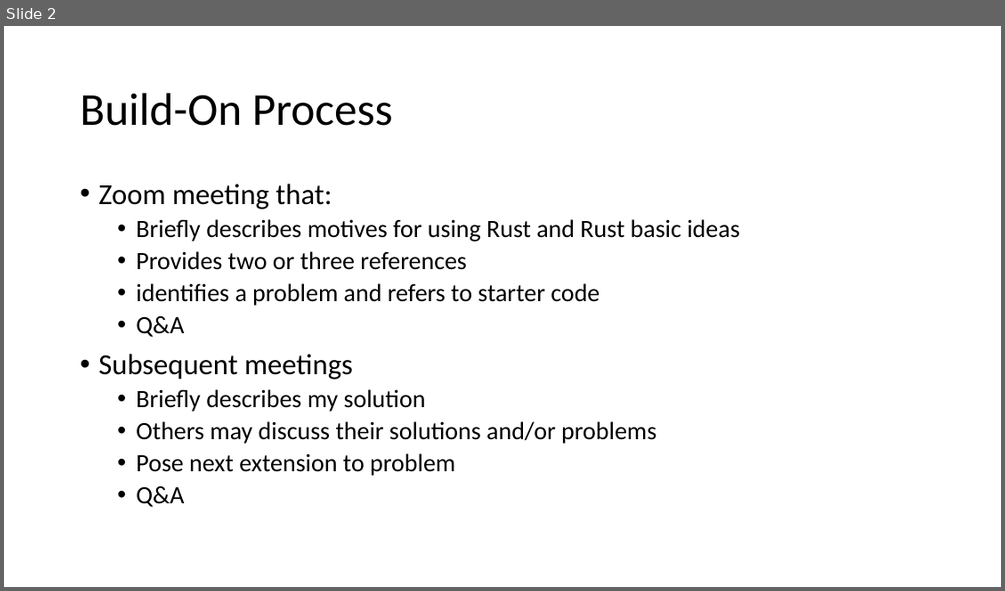
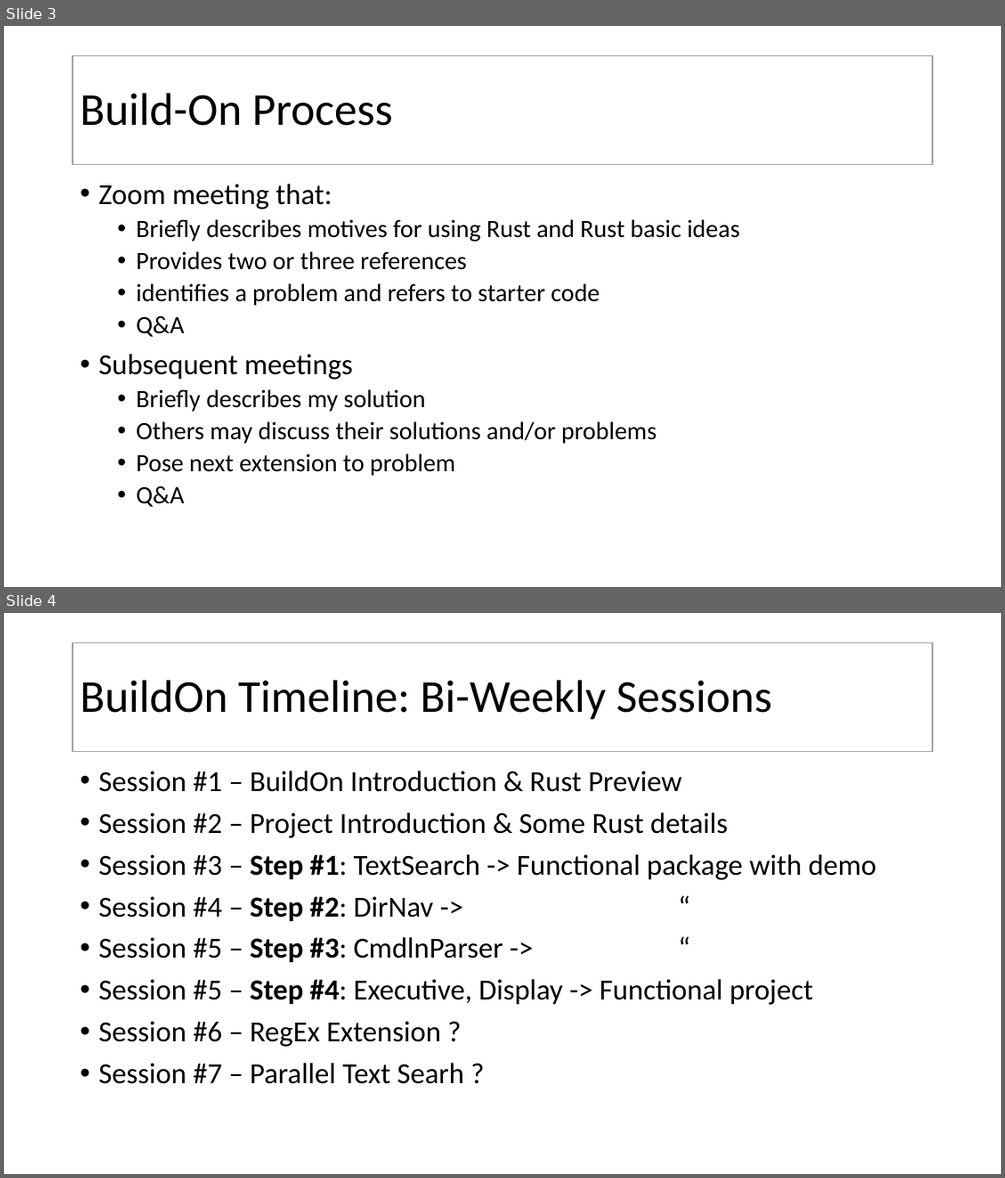
Before and after one commit to JimFawcett/BuildOn, a slide deck: Build-On.pptx. Shown one above the other, each under a label of ours: slide 2 before the commit, slides 3 and 4 after it. The pictures are 1005x591 and 1005x1178 pixels, drawn with LibreOffice and Linux fonts; fonts in the diff are those of the drawing. Boxes give left, top, right and bottom in pixels: in the first picture for what was removed or moved away, otherwise in the second. Text is boxed around its words. In the diff, an @@ line names an element or a change of style, - is before the commit and + after.

```diff
--- a/Build-On.pptx
+++ b/Build-On.pptx
@@ slide 4 added at (x1=4, y1=613, x2=1001, y2=1174), background #FFFFFF @@
@@ title added at (x1=73, y1=643, x2=933, y2=751), fill #FFFFFF, outline #A5A5A5 1 pt, 44 pt, text #000000 @@
+BuildOn Timeline: Bi-Weekly Sessions
@@ text added at (x1=98, y1=771, x2=877, y2=1084), 28 pt, text #000000 @@
+• Session #1 – BuildOn Introduction & Rust Preview
+• Session #2 – Project Introduction & Some Rust details
+• Session #3 – Step #1: TextSearch -> Functional package with demo
+• Session #4 – Step #2: DirNav -> “
+• Session #5 – Step #3: CmdlnParser -> “
+• Session #5 – Step #4: Executive, Display -> Functional project
+• Session #6 – RegEx Extension ?
+• Session #7 – Parallel Text Searh ?
@@ what was slide 2 is now slide 3 @@
@@ slide 3 changed as well @@
@@ title "Build-On Process" resized from (x1=80, y1=93, x2=393, y2=126) to (x1=73, y1=56, x2=933, y2=164) @@
@@ title "Build-On Process" at (x1=73, y1=56, x2=933, y2=164): fill none to #FFFFFF; outline none to #A5A5A5 1 pt @@
```
Also in this commit, not shown: 2 other slides changed, 6 other slides added, 56 other files.
